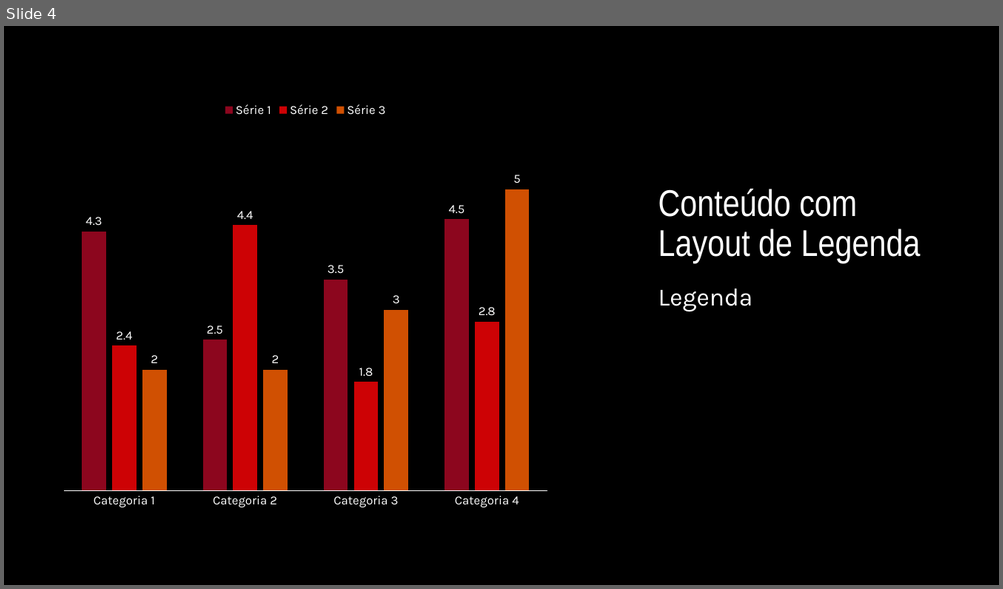
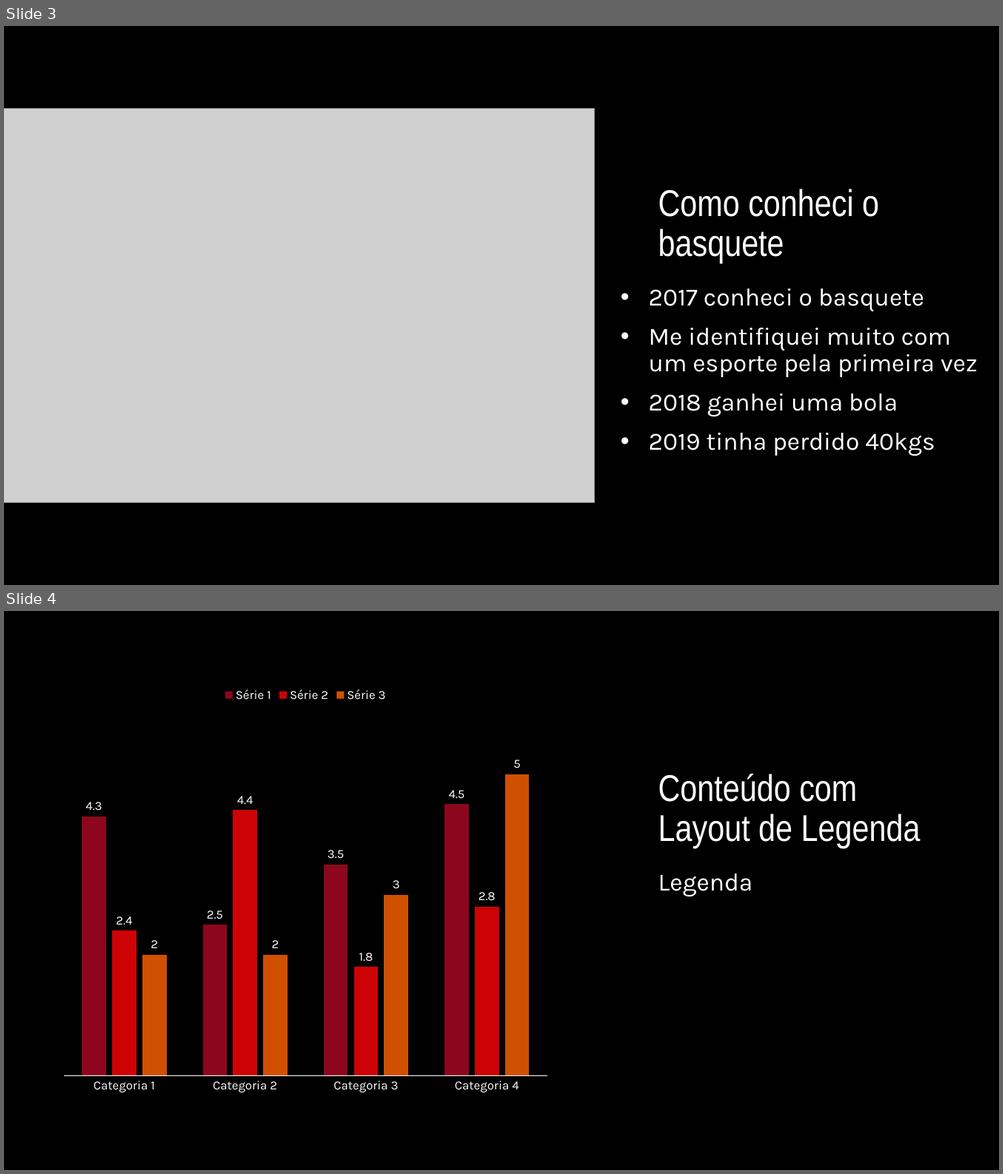
Before and after one commit to MiguelMolina777/ProjetoIndividualBasquete, a slide deck: BASKA’s CLUB.pptx. Shown one above the other, each under a label of ours: slide 4 before the commit, slides 3 and 4 after it. The pictures are 1003x589 and 1003x1174 pixels, drawn with LibreOffice and Linux fonts; fonts in the diff are those of the drawing; grey boxes stand for pictures; background and template pictures are left out. Boxes give left, top, right and bottom in pixels: in the first picture for what was removed or moved away, otherwise in the second. Text is boxed around its words. In the diff, an @@ line names an element or a change of style, - is before the commit and + after.

```diff
--- a/BASKA’s CLUB.pptx
+++ b/BASKA’s CLUB.pptx
@@ slide 3 added at (4,26,999,585), background picture (left out) @@
@@ rectangle added at (595,26,614,585), fill #000000 at 60% opacity @@
@@ picture added at (4,109,595,503) @@
@@ title added at (658,189,879,264), 36 pt, text #FFFFFF @@
+Como conheci o basquete
@@ text added at (649,289,977,457), 24 pt, text #FFFFFF @@
+• 2017 conheci o basquete
+• Me identifiquei muito com um esporte pela primeira vez
+• 2018 ganhei uma bola
+• 2019 tinha perdido 40kgs
```
Also in this commit, not shown: 2 slides changed, 1 other slide added, 2 slides removed, 9 other files.
